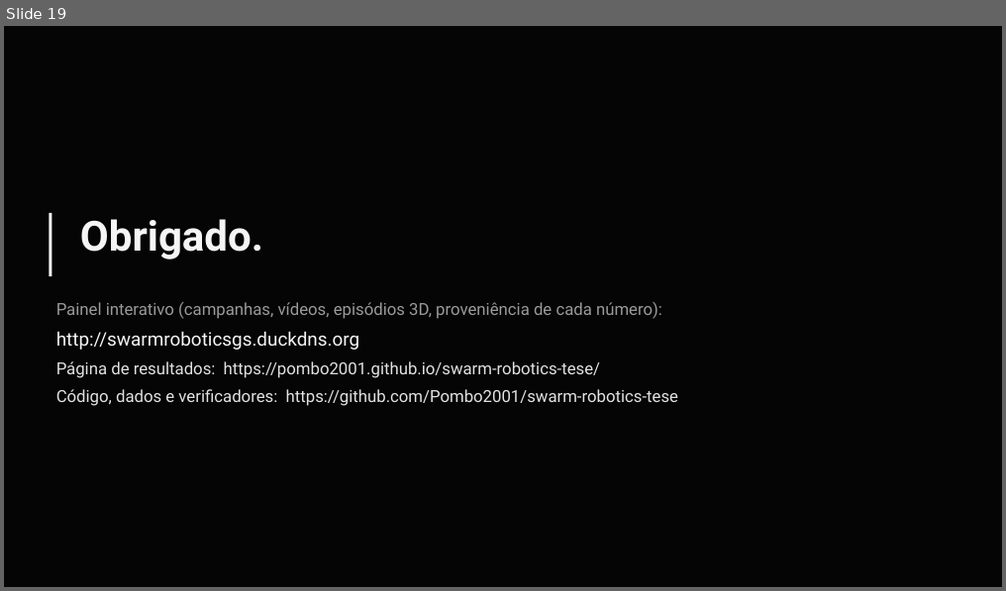
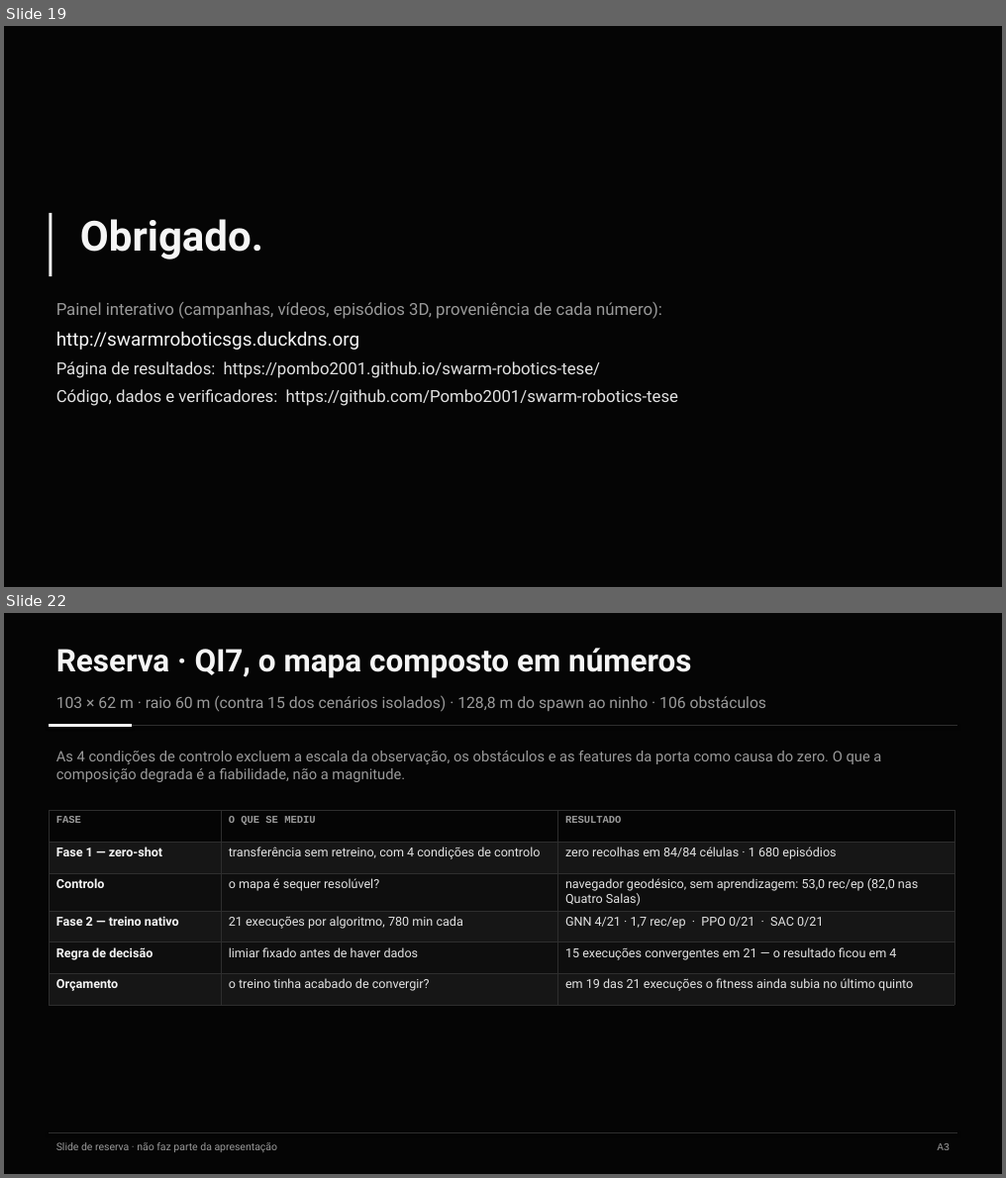
Before and after one commit to Pombo2001/swarm-robotics-tese, a slide deck: Defesa/slides_defesa.pptx. Shown one above the other, each under a label of ours: slide 19 before the commit, slides 19 and 22 after it; the slides between them are not shown. The pictures are 1006x591 and 1006x1178 pixels, drawn with LibreOffice and Linux fonts; fonts in the diff are those of the drawing. Boxes give left, top, right and bottom in pixels: in the first picture for what was removed or moved away, otherwise in the second. Text is boxed around its words. In the diff, an @@ line names an element or a change of style, - is before the commit and + after.

```diff
--- a/Defesa/slides_defesa.pptx
+++ b/Defesa/slides_defesa.pptx
@@ slide 22 added at [4,613,1002,1174], background #FFFFFF @@
@@ rectangle added at [4,613,1002,1174], fill #050505 @@
@@ text added at [56,648,691,678], 30 pt, text #F5F5F5, bold @@
+Reserva · QI7, o mapa composto em números
@@ text added at [56,695,766,712], 15 pt, text #9A9A9A @@
+103 × 62 m · raio 60 m (contra 15 dos cenários isolados) · 128,8 m do spawn ao ninho · 106 obstáculos
@@ line added from (49, 725) to (957, 725), #2E2E2E 0.75 pt @@
@@ line added from (49, 725) to (132, 725), #F5F5F5 2.5 pt @@
@@ text added at [56,751,881,782], 14 pt, text #9A9A9A @@
+As 4 condições de controlo excluem a escala da observação, os obstáculos e as features da porta como causa do zero. O que a composição degrada é a fiabilidade, não a magnitude.
@@ table added at [49,811,954,999], 6 rows, 3 columns @@
+FASE | O QUE SE MEDIU | RESULTADO
+Fase 1 — zero-shot | transferência sem retreino, com 4 condições de controlo | zero recolhas em 84/84 células · 1 680 episódios
+Controlo | o mapa é sequer resolúvel? | navegador geodésico, sem aprendizagem: 53,0 rec/ep (82,0 nas Quatro Salas)
+Fase 2 — treino nativo | 21 execuções por algoritmo, 780 min cada | GNN 4/21 · 1,7 rec/ep · PPO 0/21 · SAC 0/21
+Regra de decisão | limiar fixado antes de haver dados | 15 execuções convergentes em 21 — o resultado ficou em 4
+Orçamento | o treino tinha acabado de convergir? | em 19 das 21 execuções o fitness ainda subia no último quinto
@@ line added from (49, 1134) to (957, 1134), #2E2E2E 0.75 pt @@
@@ text added at [56,1143,278,1153], 10 pt, text #9A9A9A @@
+Slide de reserva · não faz parte da apresentação
@@ text added at [938,1144,950,1151], 10 pt, text #9A9A9A @@
+A3
```
Also in this commit, not shown: 4 slides changed, 5 other slides added, 6 other files.
